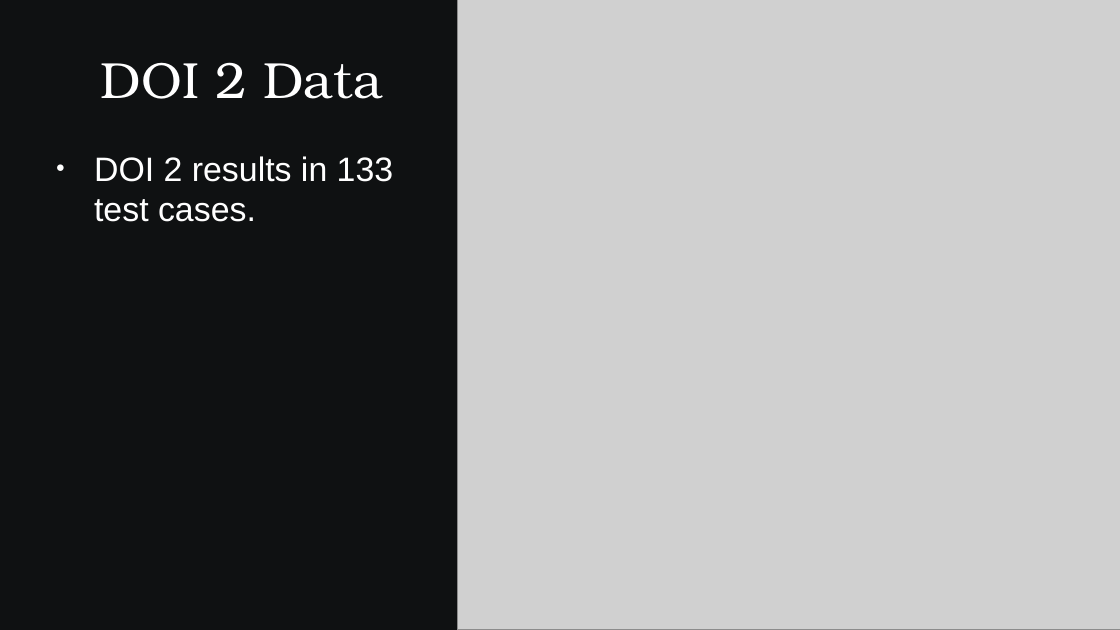
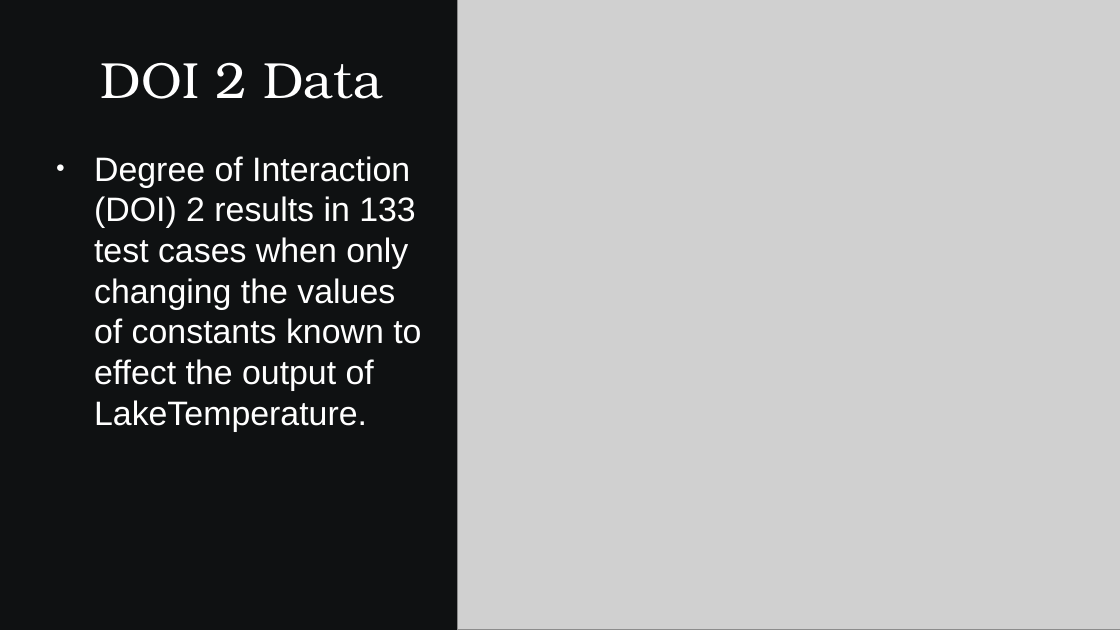
Before and after one commit to SamAllen06/lake_temp_work, a slide deck: slide 6 of documentation/for_collaborators/AnalysisOverview.pptx. Drawn at 1120x630 pixels with LibreOffice and Linux fonts; fonts in the diff are those of the drawing; grey boxes stand for pictures. Boxes give left, top, right and bottom in pixels: in the first picture for what was removed or moved away, otherwise in the second. Text is boxed around its words. In the diff, an @@ line names an element or a change of style, - is before the commit and + after.

```diff
--- a/documentation/for_collaborators/AnalysisOverview.pptx
+++ b/documentation/for_collaborators/AnalysisOverview.pptx
@@ text at (x1=94, y1=156, x2=421, y2=431): text changed @@
-● DOI 2 results in 133 test cases.
+● Degree of Interaction (DOI) 2 results in 133 test cases when only changing the values of constants known to effect the output of LakeTemperature.
```
Also in this commit, not shown: 8 other slides changed, 5 slides added, 1 slide removed, 1 other file.
